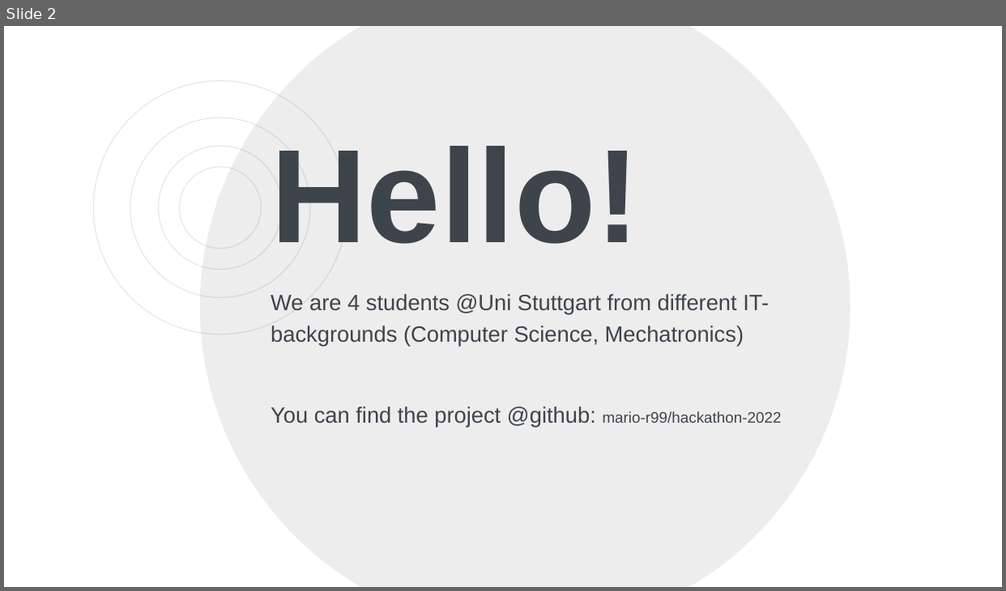
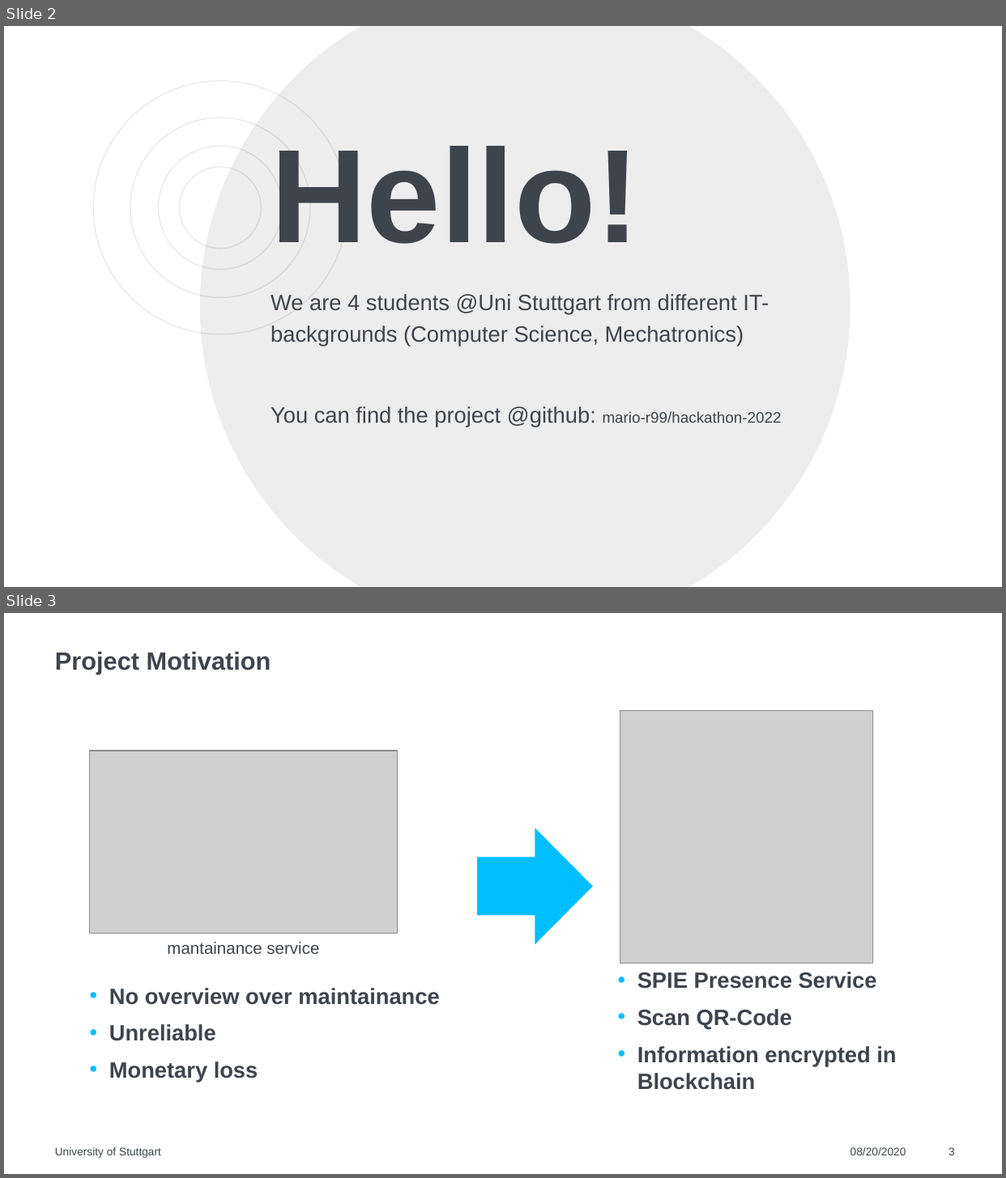
Before and after one commit to mario-r99/hackathon-2022, a slide deck: pitch/pitch.pptx. Shown one above the other, each under a label of ours: slide 2 before the commit, slides 2 and 3 after it. The pictures are 1006x591 and 1006x1178 pixels, drawn with LibreOffice and Linux fonts; fonts in the diff are those of the drawing; grey boxes stand for pictures. Boxes give left, top, right and bottom in pixels: in the first picture for what was removed or moved away, otherwise in the second. Text is boxed around its words. In the diff, an @@ line names an element or a change of style, - is before the commit and + after.

```diff
--- a/pitch/pitch.pptx
+++ b/pitch/pitch.pptx
@@ slide 3 added at (4,613,1002,1174), background #FFFFFF @@
@@ title added at (55,651,271,674), 18 pt, text #3E444C, bold @@
+Project Motivation
@@ picture added at (620,711,872,963) @@
@@ picture added at (90,751,397,933) @@
@@ right arrow added at (477,828,593,945), fill #00BEFF @@
@@ text added at (167,942,319,954), 12 pt, text #3E444C @@
+mantainance service
@@ text added at (637,972,896,1090), 16 pt, text #3E444C, bold @@
+• SPIE Presence Service
+• Scan QR-Code
+• Information encrypted in Blockchain
@@ text added at (109,988,439,1083), 16 pt, text #3E444C, bold @@
+• No overview over maintainance
+• Unreliable
+• Monetary loss
@@ text added at (55,1148,161,1158), 8 pt, text #3E444C @@
+University of Stuttgart
@@ text added at (850,1148,906,1156), 8 pt, text #3E444C @@
+08/20/2020
@@ page number added at (948,1148,955,1156), 8 pt, text #3E444C @@
+3
```
Also in this commit, not shown: 3 slides changed, 1 other slide added.
